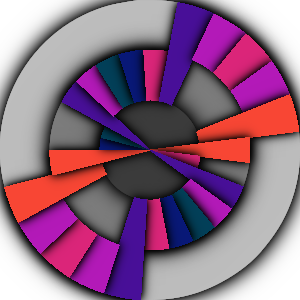
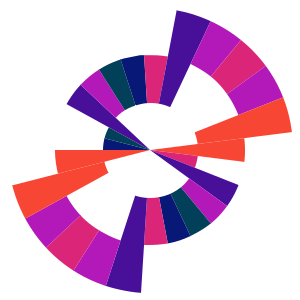
Before/after of a 300x300 layered artwork. What changed in the layer stack:
removed group "alls" (6 layers) over [4, 2, 299, 300]
painted on "elem-25" over [27, 127, 164, 197]
painted on "elem-24" over [0, 140, 127, 243]
painted on "elem-23" over [0, 177, 98, 274]
painted on "elem-22" over [20, 198, 118, 298]
painted on "elem-21" over [48, 213, 141, 300]
painted on "elem-20" over [82, 176, 170, 300]
painted on "elem-18" over [137, 174, 214, 270]
painted on "elem-17" over [150, 168, 235, 262]
painted on "elem-16" over [161, 158, 252, 248]
painted on "elem-15" over [135, 133, 264, 230]
painted on "elem-13" over [135, 115, 273, 185]
painted on "elem-12" over [175, 73, 300, 166]
painted on "elem-11" over [210, 41, 300, 135]
painted on "elem-10" over [193, 13, 293, 112]
painted on "elem-9" over [171, 0, 267, 94]
painted on "elem-8" over [137, 0, 235, 126]
painted on "elem-5" over [75, 33, 156, 129]
painted on "elem-4" over [56, 44, 144, 137]
painted on "elem-3" over [41, 61, 165, 166]
removed group "group-ring" (3 layers) over [0, 0, 300, 300]
removed layer "ring-3" from group "group-ring" over [51, 51, 250, 249]
removed layer "ring-2" from group "group-ring" over [0, 0, 300, 300]
removed layer "ring-1" from group "group-ring" over [0, 0, 300, 300]
…and 6 more changes (6 painted)
